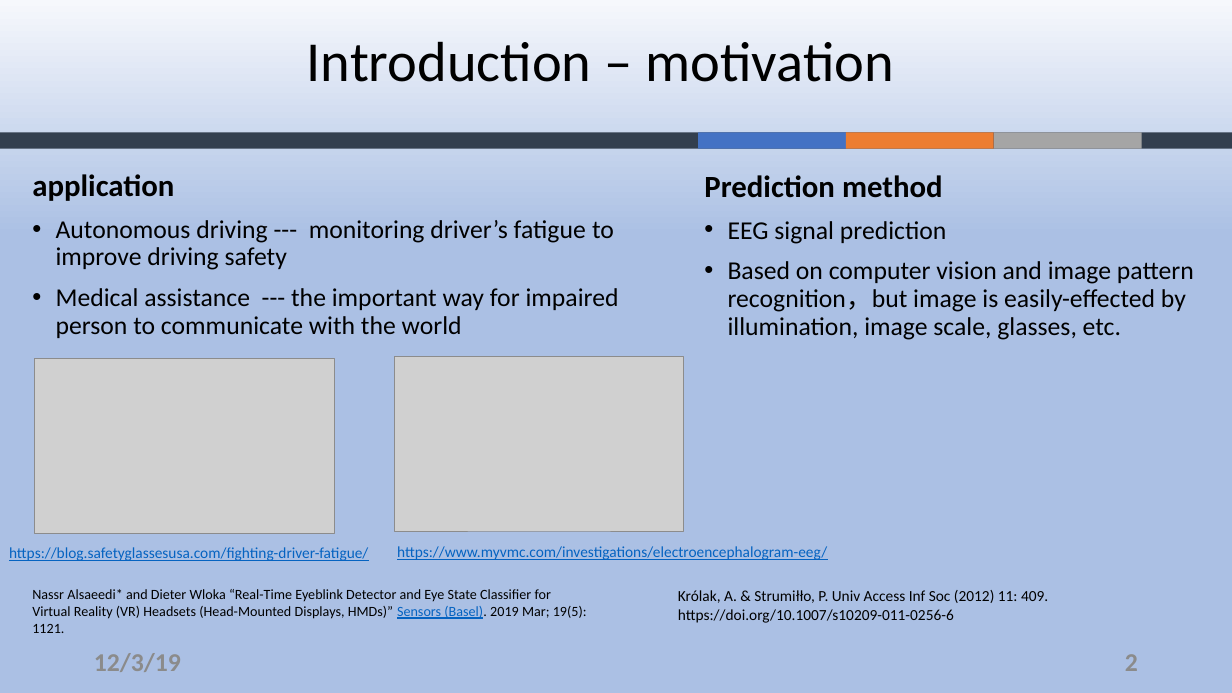
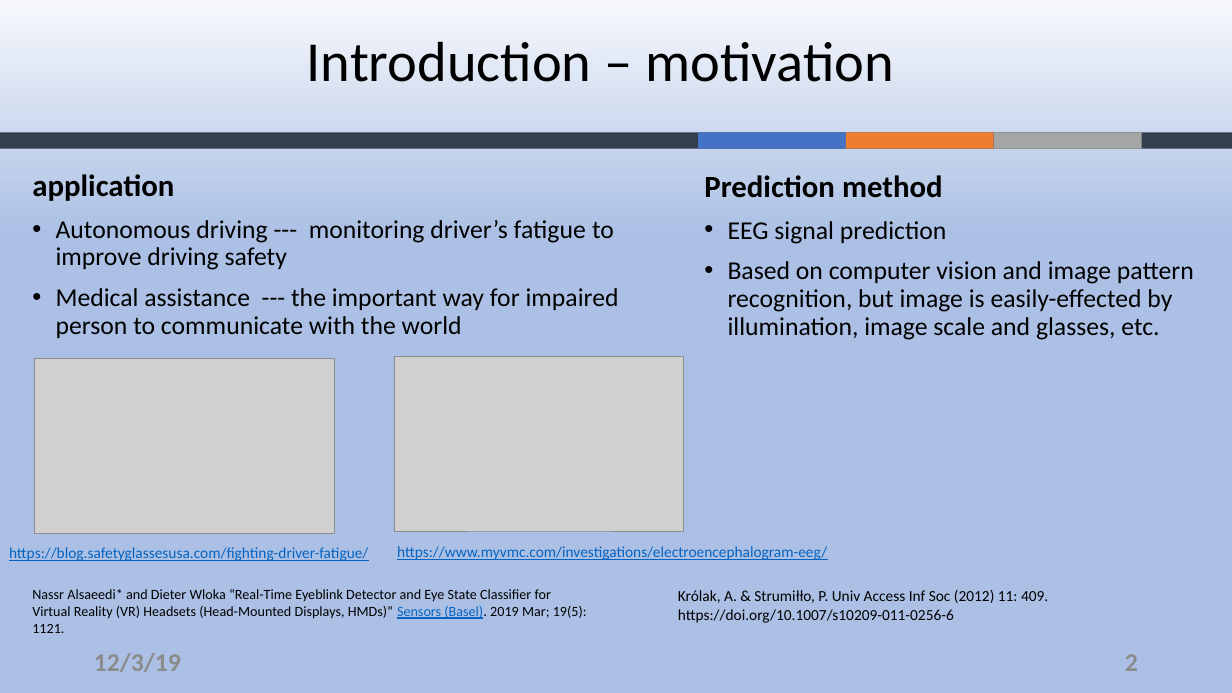
Before and after one commit to ZouYao0720/final-project-, a slide deck: slide 2 of final-presentation.pptx. Drawn at 1232x693 pixels with LibreOffice and Linux fonts; fonts in the diff are those of the drawing; grey boxes stand for pictures; background and template pictures are left out. Boxes give left, top, right and bottom in pixels: in the first picture for what was removed or moved away, otherwise in the second. Text is boxed around its words. In the diff, an @@ line names an element or a change of style, - is before the commit and + after.

Commit message:
updated svm figure and grammar

```diff
--- a/final-presentation.pptx
+++ b/final-presentation.pptx
@@ text at bbox=[728, 261, 1194, 340]: text changed @@
-• Based on computer vision and image pattern recognition，but image is easily-effected by illumination, image scale, glasses, etc.
+• Based on computer vision and image pattern recognition, but image is easily-effected by illumination, image scale and glasses, etc.
```
Also in this commit, not shown: 8 other slides changed.
